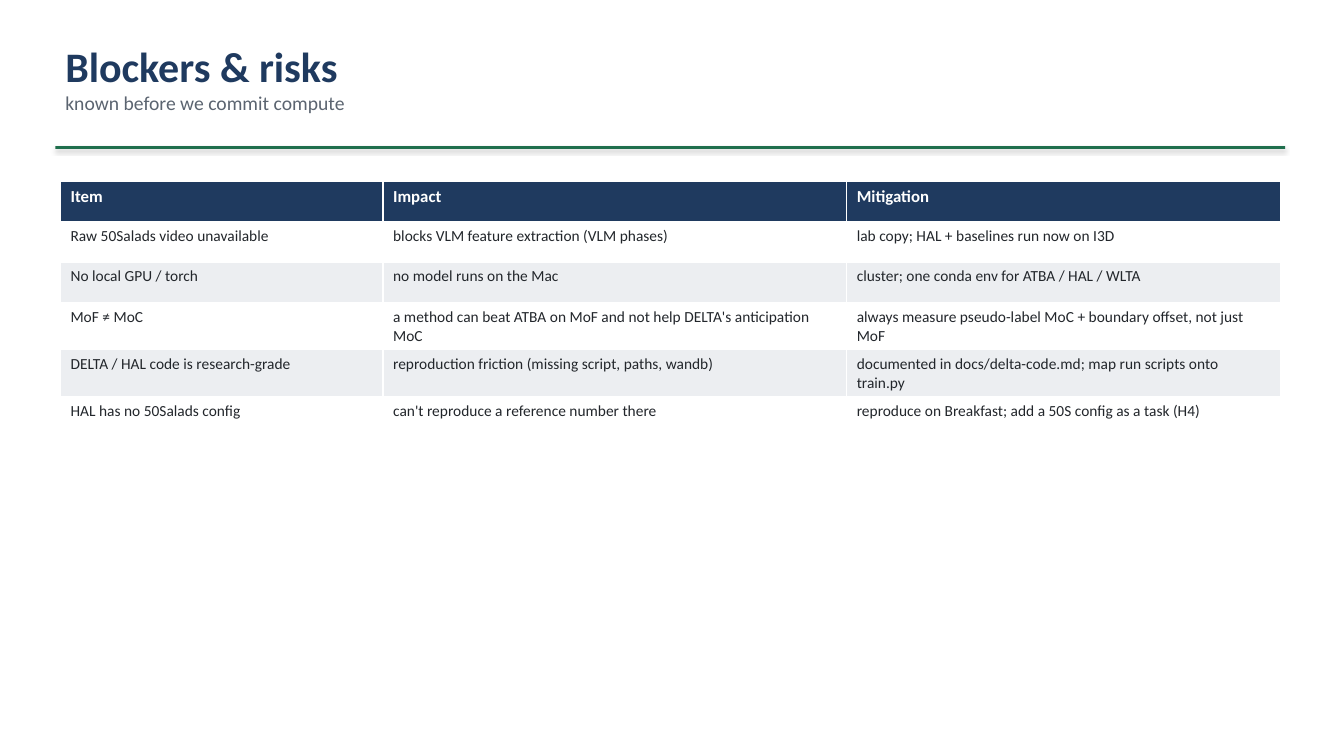
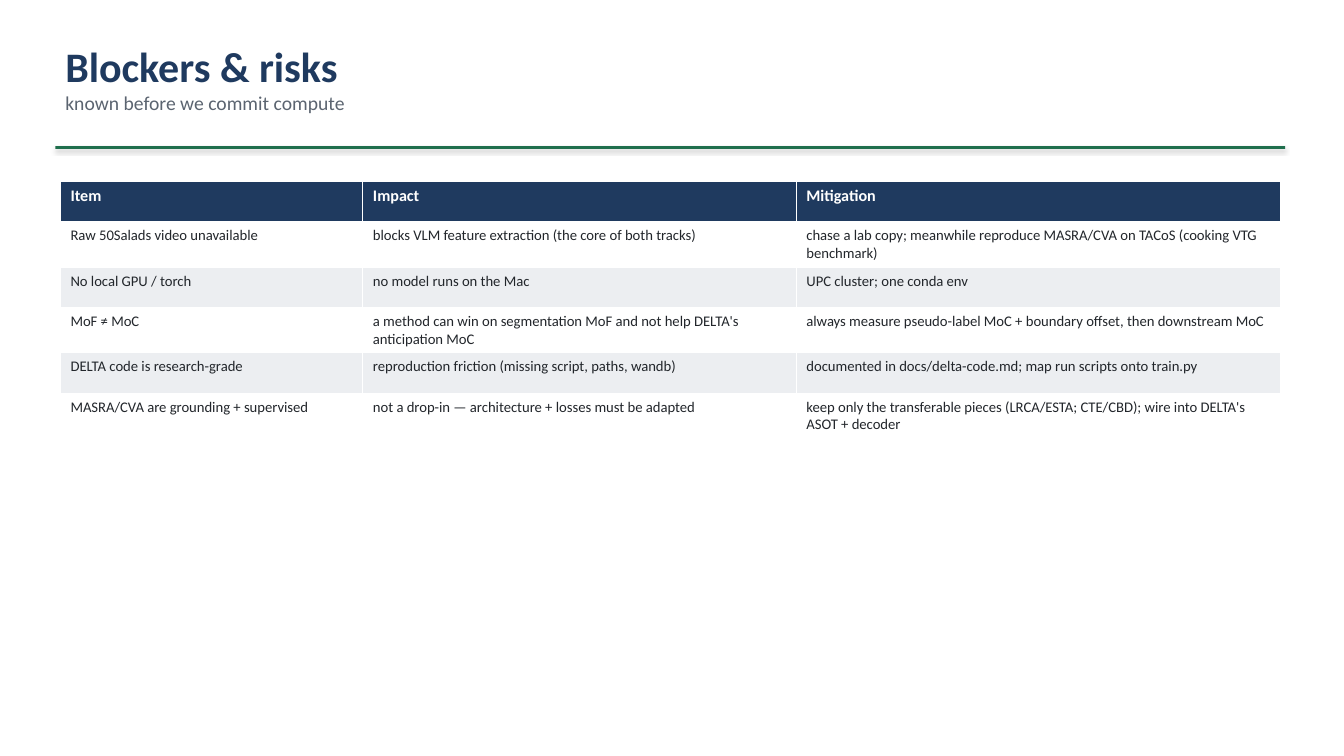
Before and after one commit to epayaslii/DELTA, a slide deck: slide 14 of slides/DELTA_progress_Mariella.pptx. Drawn at 1344x756 pixels with LibreOffice and Linux fonts; fonts in the diff are those of the drawing. Boxes give left, top, right and bottom in pixels: in the first picture for what was removed or moved away, otherwise in the second. Text is boxed around its words. In the diff, an @@ line names an element or a change of style, - is before the commit and + after.

Commit message:
Pivot HAL -> MASRA in progress deck and baselines doc
Supervisor requires a VLM-based TA with no segmentation-based approach, so
HAL is dropped as a workstream (kept as a baseline number only). New split:
Eliz -> MASRA (MLLM train-time LRCA/ESTA regulariser on InternVideo2
transcript x frame similarity, plan M1-M7), co-intern -> CVA.

- slides/make_deck.py + .pptx: 21 slides reworked for the pivot (framing,
  VLM-alignment literature, workstream split, MASRA M1-M7 plan, sequencing,
  questions).
- docs/baselines-hal-cva.md: scope-update banner, MASRA analysis section,
  genuine transcript->video aligner refs, rewritten workstream split; old
  HAL plan retained as record-only.

```diff
--- a/slides/DELTA_progress_Mariella.pptx
+++ b/slides/DELTA_progress_Mariella.pptx
@@ table at (60,181,1280,433) @@
-row 2, column 2: blocks VLM feature extraction (VLM phases)
+row 2, column 2: blocks VLM feature extraction (the core of both tracks)
-row 2, column 3: lab copy; HAL + baselines run now on I3D
+row 2, column 3: chase a lab copy; meanwhile reproduce MASRA/CVA on TACoS (cooking VTG benchmark)
-row 3, column 3: cluster; one conda env for ATBA / HAL / WLTA
+row 3, column 3: UPC cluster; one conda env
-row 4, column 2: a method can beat ATBA on MoF and not help DELTA's anticipation MoC
+row 4, column 2: a method can win on segmentation MoF and not help DELTA's anticipation MoC
-row 4, column 3: always measure pseudo-label MoC + boundary offset, not just MoF
+row 4, column 3: always measure pseudo-label MoC + boundary offset, then downstream MoC
-row 5, column 1: DELTA / HAL code is research-grade
+row 5, column 1: DELTA code is research-grade
-row 6: HAL has no 50Salads config | can't reproduce a reference number there | reproduce on Breakfast; add a 50S config as a task (H4)
+row 6: MASRA/CVA are grounding + supervised | not a drop-in — architecture + losses must be adapted | keep only the transferable pieces (LRCA/ESTA; CTE/CBD); wire into DELTA's ASOT + decoder
@@ size 12 to 11.5 pt in "Item", "Impact", "Mitigation" @@
@@ size 11 to 10.5 pt in "Raw 50Salads video unavailable", "No local GPU / torch", "no model runs on the Mac", "MoF ≠ MoC" and 2 more places @@
```
Also in this commit, not shown: 11 other slides changed, 1 slide added, 1 slide removed, 2 other files.
